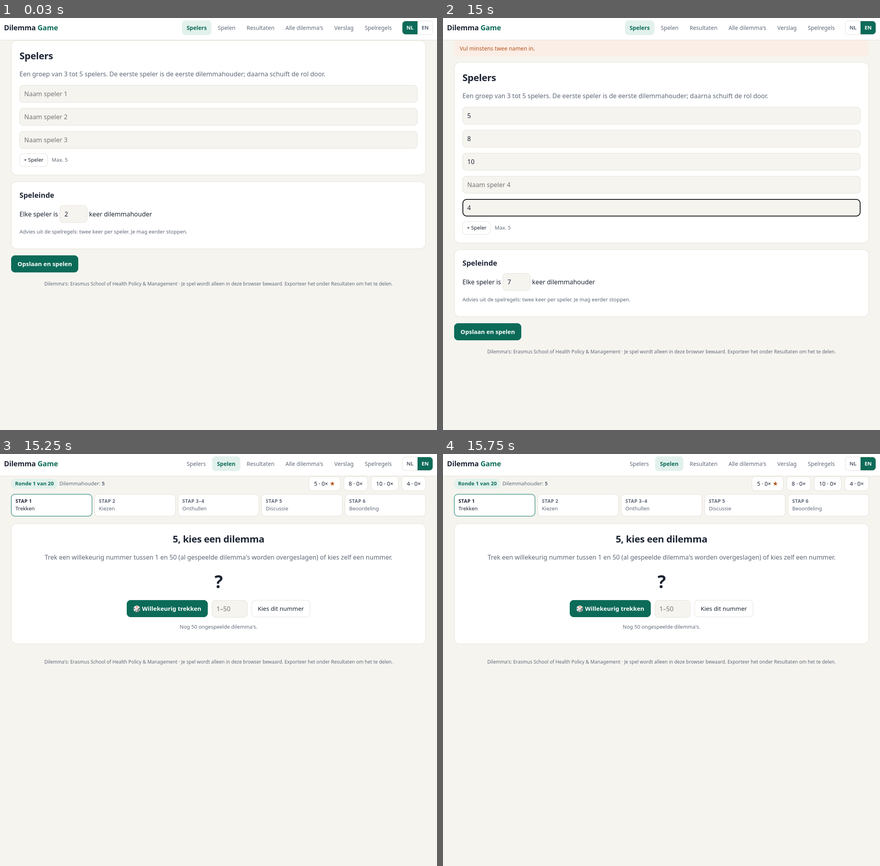
Above: before the commit, frames 1-4 (two rows, left to right).
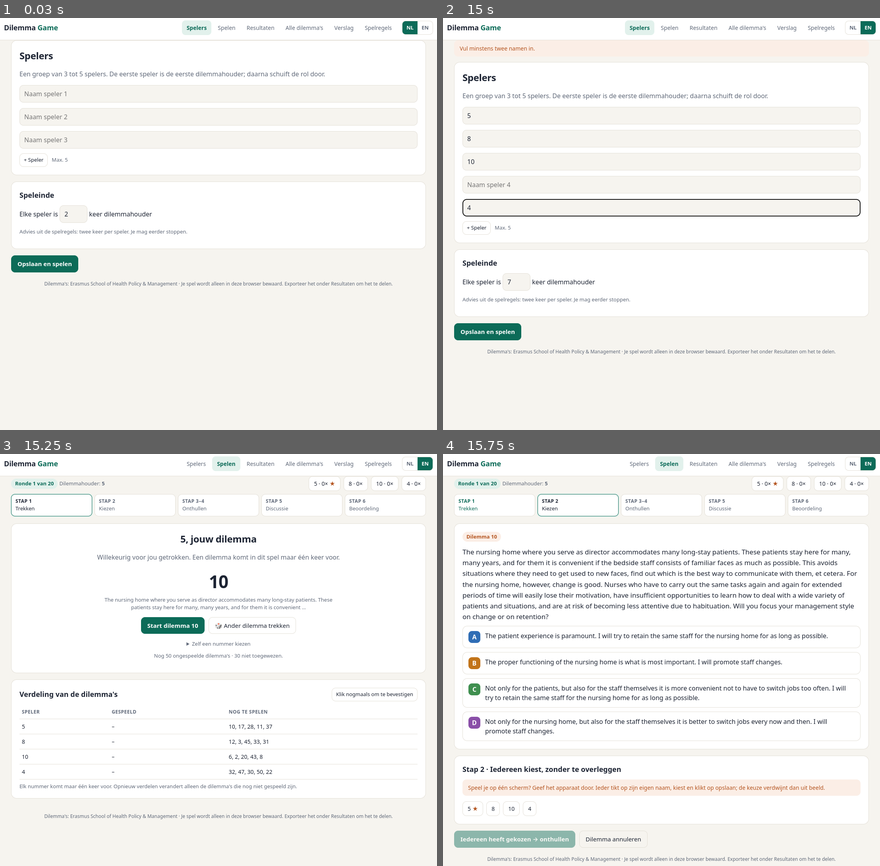
Above: after the commit, the same moments.

Repository: yciftci111/dilemmagame
Game: browser game, page index.html
Same seed, same stepped clock (60 frames per second), same inputs: the game is played once before the commit and once after it.
Inputs (mouse positions are in pixels of both pictures, inside the frame that each line leads up to):
- Up to frame 1 (0.03 s): no input
- Up to frame 2 (15 s): click "Spelregels" at 1.17 s; click "NL" at 1.67 s; click (862, 26) at 2.17 s; click "Verslag" at 2.67 s; click "EN" at 3.17 s; click "Verslag" at 3.67 s; click "Spelers" at 4.17 s; click (661, 116) at 4.67 s; type "7" at 4.67 s; tap Enter at 4.7, 6.7, 9.2, 10.7, 11.2, 12.7, 13.2, 13.7, 14.2, 14.7 s; click "Alle dilemma's" at 5.17 s; click "Spelen" at 5.67 s; click "Spelers" at 6.17 s; click (517, 215) at 6.67 s; type "5" at 6.67 s; click "Verslag" at 7.17 s; click "Spelen" at 7.67 s; click "Resultaten" at 8.17 s; click "Spelers" at 8.67 s; click (661, 92) at 9.17 s; type "10" at 9.17 s; click "Spelers" at 9.67 s; click "Opslaan en spelen" at 10.02 s; click "Opslaan en spelen" at 10.17 s; click (661, 137) at 10.67 s; type "8" at 10.67 s; click (661, 116) at 11.17 s; type "5" at 11.17 s; click "+ Speler" at 11.67 s; click "+ Speler" at 12.17 s; click (517, 281) at 12.67 s; type "6" at 12.67 s; click (661, 162) at 13.17 s; type "3" at 13.17 s; click (661, 162) at 13.67 s; type "10" at 13.67 s; click (517, 281) at 14.17 s; type "7" at 14.17 s; click (661, 207) at 14.67 s; type "4" at 14.67 s
- Up to frame 3 (15.25 s): click "Opslaan en spelen" at 15.02 s; click (380, 692) at 15.17 s, where only the run after the commit has a clickable "🎲 Alles opnieuw verdelen"
- Up to frame 4 (15.75 s): click (617, 627) at 15.67 s, where only the run after the commit has a clickable "Start dilemma 10"

Frames 1-2 are identical in both runs. In frame 3, 4.8% of the frame differs, in the area x 2-98%, y 19-89%; in frame 4, 9.5%, in the area x 2-98%, y 9-100%.

Commit message:
Add files via upload

Diff:
--- a/index.html
+++ b/index.html
@@ -118,11 +118,11 @@
 const L = ['A','B','C','D'];
 const KEY = 'dilemmaGame.v1';
 let S = load() || fresh();
-S.lang=S.lang||'nl';S.obs=S.obs||{};S.refl=S.refl||{};
+S.lang=S.lang||'nl';S.plan=S.plan||{};S.obs=S.obs||{};S.refl=S.refl||{};
 let view = S.players.length >= 2 ? 'play' : 'setup';
 let ui = {picker:null, revealIdx:0, timer:null, timerEnd:0};
 
-function fresh(){return {players:[], roundsPerPlayer:2, holderIdx:0, current:null, history:[], lang:'nl', obs:{}, refl:{}}}
+function fresh(){return {players:[], roundsPerPlayer:2, holderIdx:0, current:null, history:[], plan:{}, lang:'nl', obs:{}, refl:{}}}
 function load(){try{return JSON.parse(localStorage.getItem(KEY))}catch(e){return null}}
 function save(){try{localStorage.setItem(KEY, JSON.stringify(S))}catch(e){}}
 const $ = s => document.querySelector(s);
@@ -171,6 +171,7 @@
     if(names.length<2){alertBox('Vul minstens twee namen in.');return}
     if(new Set(names).size!==names.length){alertBox('Gebruik unieke namen.');return}
     S.players=names; S.roundsPerPlayer=Math.max(1,Math.min(5,+$('#rpp').value||2));
+    if(!S.plan||!Object.keys(S.plan).length)dealPlan(); else syncPlan();
     save(); go('play');
   };
   const r=$('#resetBtn'); if(r) r.onclick=()=>{ if(r.dataset.c){const l=S.lang;S=fresh();S.lang=l;save();render()} else {r.dataset.c=1;r.textContent='Klik nogmaals om te bevestigen'} };
@@ -191,7 +192,7 @@
   <div class="steps">${STEPS.map((s,i)=>`<div class="step ${i===stepI?'on':''} ${i<stepI?'done':''}"><b>Stap ${STEPNO[i]}</b>${s}</div>`).join('')}</div>`;
   if(doneN>=target() && !c){
     $('#app').innerHTML=head+`<div class="card"><h1>Spel compleet</h1><p class="muted">Iedereen is ${S.roundsPerPlayer} …(194 unchanged characters)…
-    $('#more').onclick=()=>{S.roundsPerPlayer++;save();render()};return;
+    $('#more').onclick=()=>{S.roundsPerPlayer++;syncPlan();save();render()};return;
   }
   if(!c) return pDraw(head);
   [null,pChoose,pReveal,pDiscuss,pAssess][c.step](head);
@@ -202,26 +203,64 @@
    <p class="dq" style="margin:12px 0 4px">${esc(d.q)}</p>
    ${L.map(k=>`<div class="opt"><div class="let l${k}">${k}</div><div>${esc(d.o[k])}</div></div>`).join('')}</div>`;
 }
+/* ---------- WILLEKEURIGE VERDELING ---------- */
+const shuffle=a=>{a=a.slice();for(let i=a.length-1;i>0;i--){const j=Math.floor(Math.random()*(i+1));[a[i],a[j]]=[a[j],a[i]]}return a};
+const planned=()=>Object.values(S.plan||{}).flat();
+const freePool=()=>DILEMMAS.map(d=>d.n).filter(n=>!usedNums().includes(n)&&!planned().includes(n));
+function dealPlan(){
+  S.plan={};const pool=shuffle(DILEMMAS.map(d=>d.n).filter(n=>!usedNums().includes(n)));
+  S.players.forEach(p=>{const need=Math.max(0,S.roundsPerPlayer-S.history.filter(h=>h.holder===p).length);S.plan[p]=pool.splice(0,need)});
+  save();
+}
+function syncPlan(){ // spelers of aantal rondes gewijzigd: aanvullen/inkorten zonder dubbele nummers
+  S.plan=S.plan||{};Object.keys(S.plan).forEach(p=>{if(!S.players.includes(p))delete S.plan[p]});
+  S.players.forEach(p=>{const need=Math.max(0,S.roundsPerPlayer-S.history.filter(h=>h.holder===p).length);
+    let l=(S.plan[p]||[]).filter(n=>!usedNums().includes(n)).slice(0,need);S.plan[p]=l;
+    while(l.length<need){const f=freePool();if(!f.length)break;l.push(f[Math.floor(Math.random()*f.length)])}});
+  save();
+}
+function swapPlan(p,n){const f=freePool();if(!f.length)return null;const r=f[Math.floor(Math.random()*f.length)];const l=S.plan[p];l[l.indexOf(n)]=r;save();return r}
 function pDraw(head){
-  const free=DILEMMAS.map(d=>d.n).filter(n=>!usedNums().includes(n));
+  syncPlan();
+  const h=holder(), mine=S.plan[h]||[], next=mine[0];
+  const left=DILEMMAS.length-usedNums().length;
   $('#app').innerHTML=head+`<div class="card" style="text-align:center">
-    <h1>${esc(holder())}, kies een dilemma</h1>
-    <p class="muted">Trek een willekeurig nummer tussen 1 en 50 (al gespeelde dilemma's worden overgeslagen) of kies zelf een nummer.</p>
+    <h1>${esc(h)}, jouw dilemma</h1>
+    ${next?`<p class="muted">Willekeurig voor jou getrokken. Een dilemma komt in dit spel maar één keer voor.</p>
+    <div class="big" id="rollNum">${next}</div>
+    <p class="small muted" style="margin:4px auto 0;max-width:620px">${esc(D(next).q.slice(0,160))}${D(next).q.length>160?'…':''}</p>
+    <div class="row" style="justify-content:center;margin-top:14px">
+      <button class="btn primary" id="go">Start dilemma ${next}</button>
+      <button class="btn" id="swap">🎲 Ander dilemma trekken</button>
+    </div>`:`<p class="muted">Geen dilemma meer toegewezen aan ${esc(h)}.</p>
     <div class="big" id="rollNum">?</div>
-    <div class="row" style="justify-content:center;margin-top:14px">
-      <button class="btn primary" id="roll">🎲 Willekeurig trekken</button>
-      <input type="number" id="manual" min="1" max="50" placeholder="1–50" style="width:90px">
-      <button class="btn" id="pick">Kies dit nummer</button>
-    </div>
-    <p class="muted small" style="margin-top:14px">Nog ${free.length} ongespeelde dilemma's.</p>
-  </div>`;
-  $('#roll').onclick=()=>{
-    const el=$('#rollNum');let t=0;$('#roll').disabled=true;
-    const iv=setInterval(()=>{el.textContent=1+Math.floor(Math.random()*50);if(++t>14){clearInterval(iv);const n=free[Math.floor(Math.random()*free.length)];el.textContent=n;setTimeout(()=>start(n),500)}},60);
-  };
-  $('#pick').onclick=()=>{const n=+$('#manual').value;if(n>=1&&n<=50)start(n)};
-}
-function start(n){S.current={n,holder:holder(),step:1,choices:{},motiv:{},assess:{}};ui.revealIdx=0;ui.picker=null;save();render()}
+    <div class="row" style="justify-content:center;margin-top:14px"><button class="btn primary" id="roll" ${freePool().length?'':'disabled'}>🎲 Willekeurig trekken</button></div>`}
+    <details style="margin-top:16px"><summary class="small muted" style="cursor:pointer">Zelf een nummer kiezen</summary>
+      <div class="row" style="justify-content:center;margin-top:8px"><input type="number" id="manual" min="1" max="50" placeholder="1–50" style="width:90px"><button class="btn sm" id="pick">Kies dit nummer</button></div>
+      <p class="small" id="pickMsg" style="color:var(--warn)"></p></details>
+    <p class="muted small" style="margin-top:10px">Nog ${left} ongespeelde dilemma's · ${freePool().length} niet toegewezen.</p>
+  </div>${planCard()}`;
+  const anim=(n,cb)=>{const el=$('#rollNum');let t=0;const iv=setInterval(()=>{el.textContent=1+Math.floor(Math.random()*50);if(++t>12){clearInterval(iv);el.textContent=n;setTimeout(cb,450)}},55)};
+  const g=$('#go');if(g)g.onclick=()=>start(next);
+  const sw=$('#swap');if(sw)sw.onclick=()=>{const r=swapPlan(h,next);if(r){sw.disabled=true;anim(r,render)}else sw.textContent='Geen vrije dilemma\'s meer'};
+  const ro=$('#roll');if(ro)ro.onclick=()=>{const f=freePool();const n=f[Math.floor(Math.random()*f.length)];ro.disabled=true;anim(n,()=>start(n))};
+  $('#pick').onclick=()=>{const n=+$('#manual').value;
+    if(!(n>=1&&n<=50)){$('#pickMsg').textContent='Kies een nummer van 1 t/m 50.';return}
+    if(usedNums().includes(n)){$('#pickMsg').textContent=`Dilemma ${n} is al gespeeld.`;return}
+    const owner=Object.keys(S.plan).find(p=>S.plan[p].includes(n)&&p!==h);
+    if(owner){$('#pickMsg').textContent=`Dilemma ${n} is toegewezen aan ${owner}. Kies een ander nummer.`;return}
+    start(n)};
+  bindPlan();
+}
+function planCard(){
+  return `<div class="card"><div class="row" style="justify-content:space-between"><h2 style="margin:0">Verdeling van de dilemma's</h2>
+    <button class="btn sm" id="redeal">🎲 Alles opnieuw verdelen</button></div>
+    <table style="margin-top:10px"><tr><th>Speler</th><th>Gespeeld</th><th>Nog te spelen</th></tr>
+    ${S.players.map(p=>`<tr><td>${esc(p)}</td><td>${S.history.filter(x=>x.holder===p).map(x=>x.n).join(', ')||'–'}</td><td>${(S.plan[p]||[]).join(', ')||'–'}</td></tr>`).join('')}</table>
+    <p class="small muted" style="margin:8px 0 0">Elk nummer komt maar één keer voor. Opnieuw verdelen verandert alleen de dilemma's die nog niet gespeeld zijn.</p></div>`;
+}
+function bindPlan(){const r=$('#redeal');if(r)r.onclick=()=>{if(r.dataset.c){dealPlan();render()}else{r.dataset.c=1;r.textContent='Klik nogmaals om te bevestigen'}}}
+function start(n){Object.keys(S.plan||{}).forEach(p=>{S.plan[p]=S.plan[p].filter(x=>x!==n)});S.current={n,holder:holder(),step:1,choices:{},motiv:{},assess:{}};ui.revealIdx=0;ui.picker=null;save();render()}
 
 function pChoose(head){
   const c=S.current, done=Object.keys(c.choices);
@@ -384,7 +423,7 @@
      <div class="small muted">${usedNums().includes(d.n)?'✓ gespeeld':''}</div>
      <div class="hidden det">${L.map(k=>`<div class="opt"><div class="let l${k}">${k}</div><div>${esc(d.o[k])}</div></div>`).join('')}
       <p class="small muted">${esc(d.q)}</p>
-      ${!S.current&&S.players.length>=2&&!usedNums().includes(d.n)?`<button class="btn sm primary" data-play="${d.n}">Speel dit dilemma</button>`:''}</div></div>`).join('');
+      ${!S.current&&S.players.length>=2&&!usedNums().includes(d.n)&&!Object.entries(S.plan||{}).some(([q,l])=>q!==holder()&&l.includes(d.n))?`<button class="btn sm primary" data-play="${d.n}">Speel dit dilemma</button>`:''}</div></div>`).join('');
     document.querySelectorAll('.it').forEach(it=>it.onclick=e=>{const pb=e.target.closest('[data-play]');if(pb){start(+pb.dataset.play);go('play');return}it.querySelector('.det').classList.toggle('hidden')});
   };
   $('#q').oninput=draw;draw();
